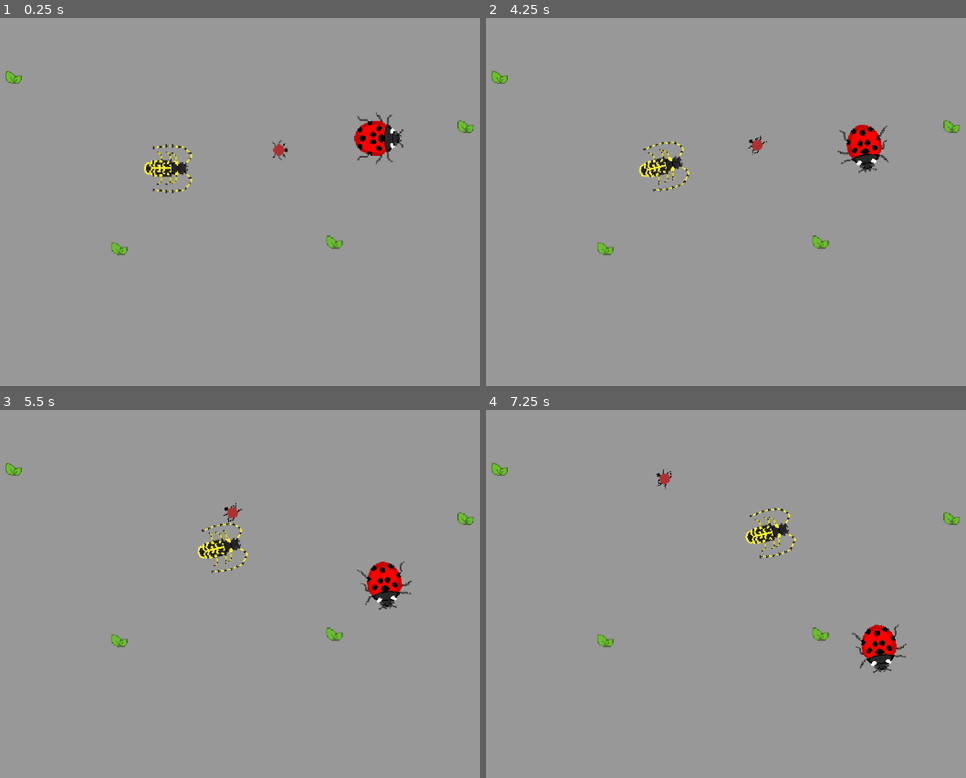
Above: before the commit, frames 1-4 (two rows, left to right).
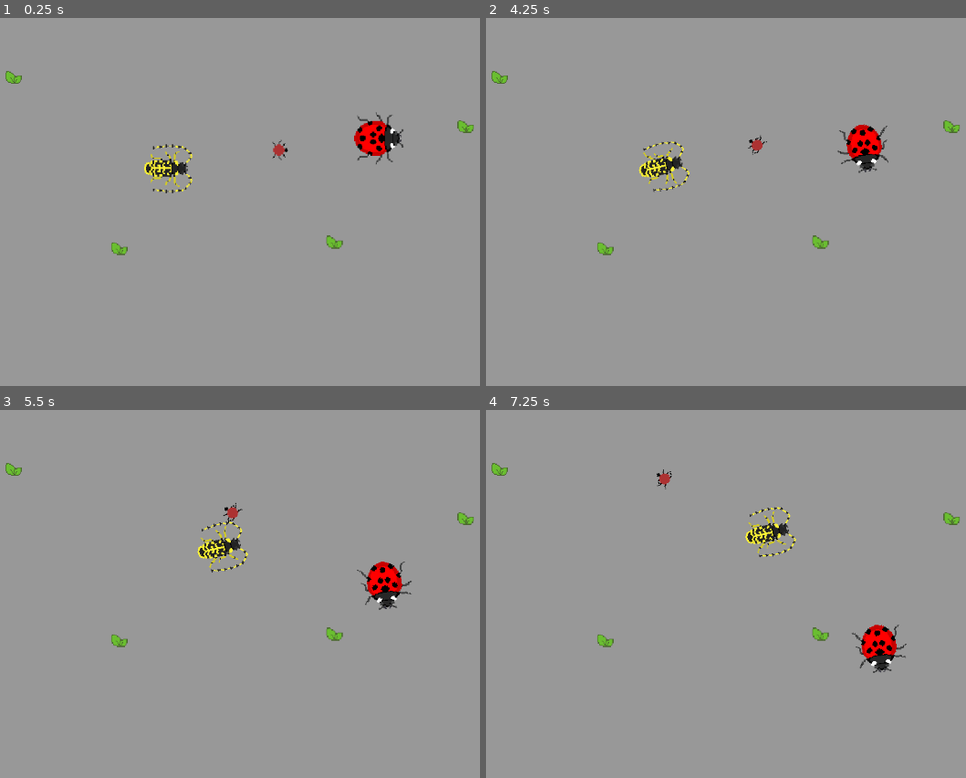
Above: after the commit, the same moments.

Repository: asecas97/Proyecto-bug
Game: Godot game, scene res://Nodes/game.tscn
Two runs of this game, one before a commit and one after it. Both use one fixed random seed, a clock stepped at 60 frames per second and the inputs below.
Inputs (mouse positions are in pixels of both pictures, inside the frame that each line leads up to):
- Up to frame 1 (0.25 s): no input
- Up to frame 2 (4.25 s): tap Enter at 0.5, 2, 3.5 s; move the mouse to (946, 190) at 0.52 s; tap Space at 1.25, 2.75 s; move the mouse to (639, 231) at 1.27 s; move the mouse to (860, 121) at 2.02 s; move the mouse to (750, 294) at 2.77 s; move the mouse to (outside the picture) at 3.52 s
- Up to frame 3 (5.5 s): move the mouse to (81, 542) at 4.27 s; move the mouse to (336, 605) at 5.02 s
- Up to frame 4 (7.25 s): move the mouse to (678, 502) at 5.77 s; move the mouse to (946, 582) at 6.52 s

The runs differ from the first frame. In frame 1, 0.1% of the frame differs, in the area x 31-38%, y 36-46%; in frame 2, 0.1%; in frame 3, 0.2%; in frame 4, 0.2%, in the area x 54-64%, y 26-41%.

Commit message:
Finish the longhorn beetle sprite and apply
Finished the longhorn beetle sprite for rudimentary movement and eating.
Applied to the game.

Diff:
--- a/Nodes/Bugs/longhorn_beetle.tscn
+++ b/Nodes/Bugs/longhorn_beetle.tscn
@@ -6,46 +6,106 @@
 [ext_resource type="PackedScene" uid="uid://b3jqe8lofs0wq" path="res://Nodes/hunger.tscn" id="4_i0874"]
 [ext_resource type="PackedScene" uid="uid://bw7ira1t5pxq8" path="res://Nodes/energy.tscn" id="5_8w8ys"]
 
+[sub_resource type="AtlasTexture" id="AtlasTexture_bc7ga"]
+atlas = ExtResource("2_bc7ga")
+region = Rect2(0, 192, 64, 64)
+
+[sub_resource type="AtlasTexture" id="AtlasTexture_i1r6j"]
+atlas = ExtResource("2_bc7ga")
+region = Rect2(64, 192, 64, 64)
+
+[sub_resource type="AtlasTexture" id="AtlasTexture_i0874"]
+atlas = ExtResource("2_bc7ga")
+region = Rect2(128, 192, 64, 64)
+
+[sub_resource type="AtlasTexture" id="AtlasTexture_8w8ys"]
+atlas = ExtResource("2_bc7ga")
+region = Rect2(192, 192, 64, 64)
+
 [sub_resource type="AtlasTexture" id="AtlasTexture_7vnst"]
 atlas = ExtResource("2_bc7ga")
+region = Rect2(256, 192, 64, 64)
+
+[sub_resource type="AtlasTexture" id="AtlasTexture_bqnqr"]
+atlas = ExtResource("2_bc7ga")
+region = Rect2(0, 256, 64, 64)
+
+[sub_resource type="AtlasTexture" id="AtlasTexture_vq1nr"]
+atlas = ExtResource("2_bc7ga")
+region = Rect2(64, 256, 64, 64)
+
+[sub_resource type="AtlasTexture" id="AtlasTexture_qj5xf"]
+atlas = ExtResource("2_bc7ga")
 region = Rect2(0, 0, 64, 64)
 
-[sub_resource type="AtlasTexture" id="AtlasTexture_bqnqr"]
+[sub_resource type="AtlasTexture" id="AtlasTexture_7k38o"]
+atlas = ExtResource("2_bc7ga")
+region = Rect2(0, 0, 64, 64)
+
+[sub_resource type="AtlasTexture" id="AtlasTexture_plra3"]
+atlas = ExtResource("2_bc7ga")
+region = Rect2(64, 0, 64, 64)
+
+[sub_resource type="AtlasTexture" id="AtlasTexture_v7j8v"]
+atlas = ExtResource("2_bc7ga")
+region = Rect2(128, 0, 64, 64)
+
+[sub_resource type="AtlasTexture" id="AtlasTexture_mpstb"]
+atlas = ExtResource("2_bc7ga")
+region = Rect2(192, 0, 64, 64)
+
+[sub_resource type="AtlasTexture" id="AtlasTexture_jyi0g"]
+atlas = ExtResource("2_bc7ga")
+region = Rect2(256, 0, 64, 64)
+
+[sub_resource type="AtlasTexture" id="AtlasTexture_cxdu6"]
 atlas = ExtResource("2_bc7ga")
 region = Rect2(0, 64, 64, 64)
 
-[sub_resource type="AtlasTexture" id="AtlasTexture_vq1nr"]
+[sub_resource type="AtlasTexture" id="AtlasTexture_3yvqv"]
 atlas = ExtResource("2_bc7ga")
 region = Rect2(64, 64, 64, 64)
 
-[sub_resource type="AtlasTexture" id="AtlasTexture_7k38o"]
+[sub_resource type="AtlasTexture" id="AtlasTexture_ealpr"]
 atlas = ExtResource("2_bc7ga")
 region = Rect2(128, 64, 64, 64)
 
-[sub_resource type="AtlasTexture" id="AtlasTexture_qj5xf"]
-atlas = ExtResource("2_bc7ga")
-region = Rect2(0, 0, 64, 64)
-
-[sub_resource type="AtlasTexture" id="AtlasTexture_plra3"]
-atlas = ExtResource("2_bc7ga")
-region = Rect2(0, 0, 64, 64)
-
-[sub_resource type="AtlasTexture" id="AtlasTexture_v7j8v"]
-atlas = ExtResource("2_bc7ga")
-region = Rect2(64, 0, 64, 64)
-
-[sub_resource type="AtlasTexture" id="AtlasTexture_mpstb"]
-atlas = ExtResource("2_bc7ga")
-region = Rect2(128, 0, 64, 64)
-
-[sub_resource type="AtlasTexture" id="AtlasTexture_jyi0g"]
-atlas = ExtResource("2_bc7ga")
-region = Rect2(192, 0, 64, 64)
+[sub_resource type="AtlasTexture" id="AtlasTexture_mlxha"]
+atlas = ExtResource("2_bc7ga")
+region = Rect2(192, 64, 64, 64)
+
+[sub_resource type="AtlasTexture" id="AtlasTexture_l2rgu"]
+atlas = ExtResource("2_bc7ga")
+region = Rect2(256, 64, 64, 64)
+
+[sub_resource type="AtlasTexture" id="AtlasTexture_05ecd"]
+atlas = ExtResource("2_bc7ga")
+region = Rect2(0, 128, 64, 64)
+
+[sub_resource type="AtlasTexture" id="AtlasTexture_nus2g"]
+atlas = ExtResource("2_bc7ga")
+region = Rect2(64, 128, 64, 64)
+
+[sub_resource type="AtlasTexture" id="AtlasTexture_mjjrv"]
+atlas = ExtResource("2_bc7ga")
+region = Rect2(128, 128, 64, 64)
 
 [sub_resource type="SpriteFrames" id="SpriteFrames_cxdu6"]
 animations = [{
 "frames": [{
 "duration": 1.0,
+"texture": SubResource("AtlasTexture_bc7ga")
+}, {
+"duration": 1.0,
+"texture": SubResource("AtlasTexture_i1r6j")
+}, {
+"duration": 1.0,
+"texture": SubResource("AtlasTexture_i0874")
+}, {
+"duration": 1.0,
+"texture": SubResource("AtlasTexture_8w8ys")
+}, {
+"duration": 1.0,
 "texture": SubResource("AtlasTexture_7vnst")
 }, {
 "duration": 1.0,
@@ -53,9 +113,6 @@
 }, {
 "duration": 1.0,
 "texture": SubResource("AtlasTexture_vq1nr")
-}, {
-"duration": 1.0,
-"texture": SubResource("AtlasTexture_7k38o")
 }],
 "loop": true,
 "name": &"eat",
@@ -71,6 +128,9 @@
 }, {
 "frames": [{
 "duration": 1.0,
+"texture": SubResource("AtlasTexture_7k38o")
+}, {
+"duration": 1.0,
 "texture": SubResource("AtlasTexture_plra3")
 }, {
 "duration": 1.0,
@@ -81,10 +141,34 @@
 }, {
 "duration": 1.0,
 "texture": SubResource("AtlasTexture_jyi0g")
+}, {
+"duration": 1.0,
+"texture": SubResource("AtlasTexture_cxdu6")
+}, {
+"duration": 1.0,
+"texture": SubResource("AtlasTexture_3yvqv")
+}, {
+"duration": 1.0,
+"texture": SubResource("AtlasTexture_ealpr")
+}, {
+"duration": 1.0,
+"texture": SubResource("AtlasTexture_mlxha")
+}, {
+"duration": 1.0,
+"texture": SubResource("AtlasTexture_l2rgu")
+}, {
+"duration": 1.0,
+"texture": SubResource("AtlasTexture_05ecd")
+}, {
+"duration": 1.0,
+"texture": SubResource("AtlasTexture_nus2g")
+}, {
+"duration": 1.0,
+"texture": SubResource("AtlasTexture_mjjrv")
 }],
 "loop": true,
 "name": &"move",
-"speed": 5.0
+"speed": 15.0
 }]
 
 [sub_resource type="RectangleShape2D" id="RectangleShape2D_3yvqv"]
Not shown: 1 places in Nodes/Bugs/longhorn_beetle.tscn that only renumber resources
Binary file changed: Resources/longhorn_beetle.aseprite
Binary file changed: Resources/longhorn_beetle.png
